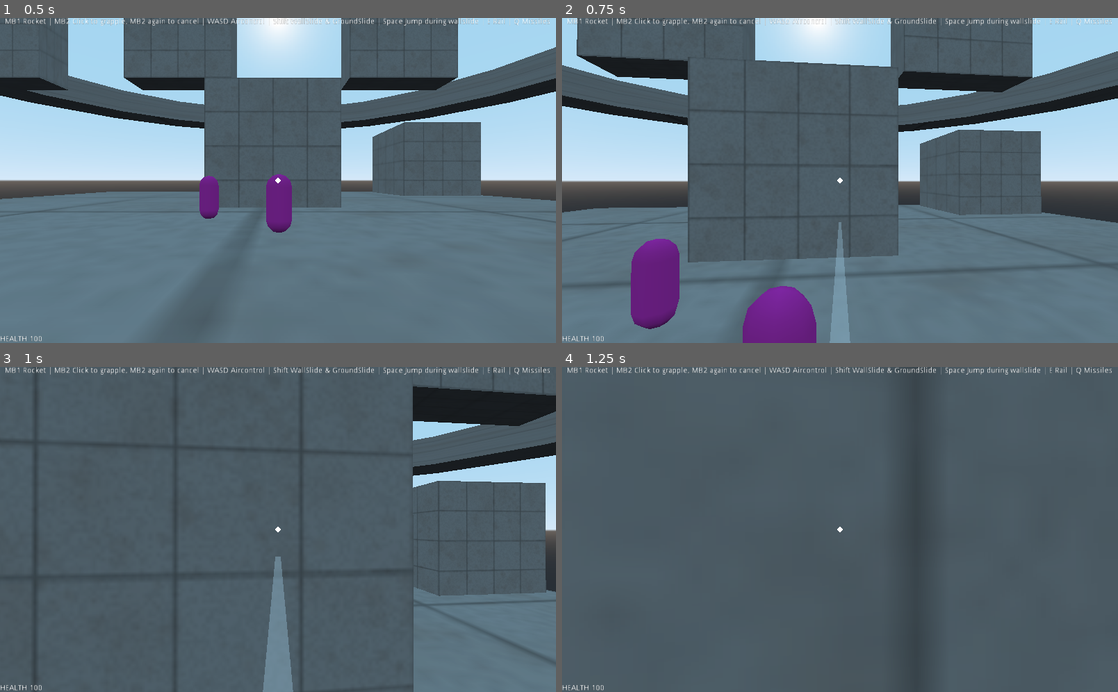
Above: before the commit, frames 1-4 (two rows, left to right).
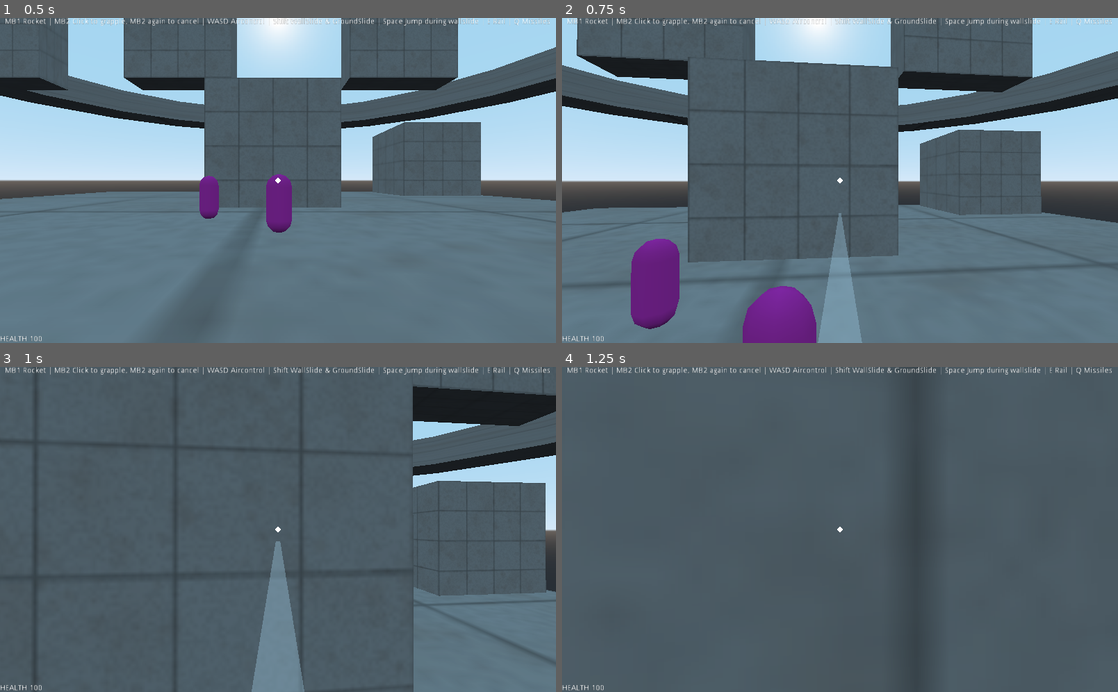
Above: after the commit, the same moments.

Repository: Game-Developers-Kerala/clichemovementshooter
Game: Godot game, scene res://levels/TestArena.tscn
Two runs of this game, one before a commit and one after it. Both use one fixed random seed, a clock stepped at 60 frames per second and the inputs below.
Inputs (mouse positions are in pixels of both pictures, inside the frame that each line leads up to):
- Up to frame 1 (0.5 s): no input
- Up to frame 2 (0.75 s): tap Enter at 0.5 s; move the mouse to (867, 180) at 0.52 s; hold W (forward) from 0.53 s (still down); hold Right mouse button (grapple) from 0.53 s (still down)
- Up to frame 3 (1 s): keep holding W (forward); keep holding Right mouse button (grapple); tap Space (jump) at 0.77 s
- Up to frame 4 (1.25 s): keep holding W (forward); keep holding Right mouse button (grapple)

Frame 1 is identical in both runs. In frame 2, 0.9% of the frame differs, in the area x 46-54%, y 60-100%; in frame 3, 1.1%, in the area x 45-55%, y 53-100%; in frame 4, nothing differs.

Commit message:
add projectile straight area

Diff:
--- a/levels/TestArena.tscn
+++ b/levels/TestArena.tscn
@@ -1,9 +1,10 @@
-[gd_scene load_steps=6 format=2]
+[gd_scene load_steps=7 format=2]
 
 [ext_resource path="res://scenes/player.tscn" type="PackedScene" id=1]
 [ext_resource path="res://levels/ceiling_tile.png" type="Texture" id=2]
 [ext_resource path="res://test/dummyenemy.tscn" type="PackedScene" id=3]
 [ext_resource path="res://scenes/player_pickup.tscn" type="PackedScene" id=4]
+[ext_resource path="res://test/Test_Projectile_emitter.tscn" type="PackedScene" id=5]
 
 [sub_resource type="SpatialMaterial" id=1]
 flags_world_triplanar = true
@@ -120,3 +121,6 @@
 type = 6
 respawning = true
 respawn_interval = 10.0
+
+[node name="Test_Projectile_emitter" parent="." instance=ExtResource( 5 )]
+transform = Transform( 1, 0, 0, 0, -4.37114e-08, -1, 0, 1, -4.37114e-08, 8.40761, -9.53674e-07, 13.8669 )
--- a/scenes/player.tscn
+++ b/scenes/player.tscn
@@ -93,9 +93,10 @@
 mesh = SubResource( 9 )
 
 [node name="GrappleRay" type="RayCast" parent="floaters"]
+transform = Transform( 1, 0, 0, 0, 1, 0, 0, 0, 1, 0, 1.42, 0 )
 enabled = true
 cast_to = Vector3( 0, 0, -200 )
-collision_mask = 272
+collision_mask = 280
 collide_with_areas = true
 
 [node name="GrappleMesh" type="MeshInstance" parent="floaters/GrappleRay"]
@@ -178,6 +179,12 @@
 \\  PACK  /"
 align = 1
 
+[node name="GrappleRemote" type="RemoteTransform" parent="."]
+transform = Transform( 1, 0, 0, 0, 1, 0, 0, 0, 1, 0, 1.42, 0 )
+remote_path = NodePath("../floaters/GrappleRay")
+update_rotation = false
+update_scale = false
+
 [connection signal="area_entered" from="GeneralArea" to="." method="_on_GeneralArea_area_entered"]
 [connection signal="body_entered" from="GeneralArea" to="." method="_on_GeneralArea_body_entered"]
 [connection signal="body_exited" from="GeneralArea" to="." method="_on_GeneralArea_body_exited"]
--- /dev/null
+++ b/scenes/shared/projectile_straight_area.tscn
@@ -0,0 +1,23 @@
+[gd_scene load_steps=4 format=2]
+
+[ext_resource path="res://scenes/shared/projectile.tscn" type="PackedScene" id=1]
+[ext_resource path="res://scripts/shared/projectile_straight_area.gd" type="Script" id=2]
+
+[sub_resource type="SphereShape" id=1]
+radius = 0.25
+
+[node name="projectile" instance=ExtResource( 1 )]
+script = ExtResource( 2 )
+cut_grapple = false
+
+[node name="Area" type="Area" parent="." index="1"]
+collision_layer = 0
+collision_mask = 0
+input_ray_pickable = false
+monitorable = false
+
+[node name="CollisionShape" type="CollisionShape" parent="Area" index="0"]
+shape = SubResource( 1 )
+
+[connection signal="area_entered" from="Area" to="." method="_on_Area_area_entered"]
+[connection signal="body_entered" from="Area" to="." method="_on_Area_body_entered"]
--- a/scripts/player.gd
+++ b/scripts/player.gd
@@ -96,7 +96,7 @@
 		movestates.grapple:
 			var grappletarg = $floaters/GrappleTargArea.global_translation
 			var grappleorigin = global_translation+Vector3.UP*1.42
-			$floaters/GrappleRay.look_at_from_position(grappleorigin,grappletarg,Vector3.UP)
+			$floaters/GrappleRay.look_at(grappletarg,Vector3.UP)
 			$floaters/GrappleRay.force_update_transform()
 			$floaters/GrappleRay.force_raycast_update()
 			grapplevec = $floaters/GrappleTargArea.global_translation-$floaters/GrappleRay.global_translation
--- /dev/null
+++ b/scripts/shared/projectile_straight_area.gd
@@ -0,0 +1,47 @@
+extends projectile
+
+export(bool) var cut_grapple := false
+
+func ready_extend():
+	if detect_wall:
+		$Area.set_collision_mask_bit(cmn.colliders.level,true)
+	if detect_npc:
+		$Area.set_collision_mask_bit(cmn.colliders.enemy_hurtbox,true)
+	if detect_player:
+		$Area.set_collision_mask_bit(cmn.colliders.player,true)
+	if detect_custom:
+		if shot_by_player:
+			$Area.set_collision_mask_bit(cmn.colliders.player_custom,true)
+		else:
+			$Area.set_collision_mask_bit(cmn.colliders.enemy_custom,true)
+	if cut_grapple:
+		$Area.monitorable = true
+		$Area.set_collision_layer_bit(cmn.colliders.grapple_breaker,true)
+
+func terminate(recepient:Node=null):
+	if direct_hit and is_instance_valid(recepient):
+		get_node(direct_hit).hit(recepient)
+	if explosion:
+		explode()
+	if explosion_vfx:
+		explode_vfx()
+	if trail:
+		stop_trail()
+	queue_free()
+
+func _on_Timer_timeout():
+	terminate()
+
+func _on_Area_area_entered(area):
+	$Area.disconnect("area_entered",self,"_on_Area_area_entered")
+	var recepient:Node=null
+	if area.get_collision_layer_bit(cmn.colliders.enemy_hurtbox):
+		recepient = area.hit_receiver
+	terminate(recepient)
+
+func _on_Area_body_entered(body):
+	$Area.disconnect("body_entered",self,"_on_Area_body_entered")
+	var recepient:Node=null
+	if body.get_collision_layer_bit(cmn.colliders.player):
+		recepient = body
+	terminate(recepient)
--- /dev/null
+++ b/test/Test_Projectile_emitter.tscn
@@ -0,0 +1,35 @@
+[gd_scene load_steps=3 format=2]
+
+[sub_resource type="GDScript" id=2]
+script/source = "extends Spatial
+
+const PROJ = preload(\"res://test/test_grappleCUtprojectile.tscn\")
+func _ready():
+	pass
+
+
+func _on_Timer_timeout():
+	var pj = PROJ.instance()
+	add_child(pj)
+	pj.global_transform = global_transform
+"
+
+[sub_resource type="CylinderMesh" id=1]
+top_radius = 0.3
+bottom_radius = 0.0
+height = 0.3
+radial_segments = 4
+rings = 1
+
+[node name="Test_Projectile_emitter" type="Spatial"]
+script = SubResource( 2 )
+
+[node name="MeshInstance" type="MeshInstance" parent="."]
+transform = Transform( 1, 0, 0, 0, -4.37114e-08, -1, 0, 1, -4.37114e-08, 0, 0, -0.1452 )
+mesh = SubResource( 1 )
+
+[node name="Timer" type="Timer" parent="."]
+wait_time = 3.0
+autostart = true
+
+[connection signal="timeout" from="Timer" to="." method="_on_Timer_timeout"]
--- /dev/null
+++ b/test/test_grappleCUtprojectile.tscn
@@ -0,0 +1,30 @@
+[gd_scene load_steps=5 format=2]
+
+[ext_resource path="res://scenes/shared/projectile_straight_area.tscn" type="PackedScene" id=1]
+[ext_resource path="res://scenes/shared/single_direct_hit.tscn" type="PackedScene" id=2]
+
+[sub_resource type="BoxShape" id=1]
+extents = Vector3( 0.25, 1, 0.5 )
+
+[sub_resource type="CubeMesh" id=2]
+size = Vector3( 0.25, 2, 1 )
+
+[node name="projectile" instance=ExtResource( 1 )]
+speed = 10.0
+detect_npc = false
+detect_player = true
+direct_hit = NodePath("single_direct_hit")
+cut_grapple = true
+
+[node name="CollisionShape" parent="Area" index="0"]
+transform = Transform( 1, 0, 0, 0, 1, 0, 0, 0, 1, 0, 0, -0.461504 )
+shape = SubResource( 1 )
+
+[node name="MeshInstance" type="MeshInstance" parent="." index="2"]
+transform = Transform( 1, 0, 0, 0, 1, 0, 0, 0, 1, 0, 0, -0.412209 )
+mesh = SubResource( 2 )
+
+[node name="single_direct_hit" parent="." index="3" instance=ExtResource( 2 )]
+damage = 10.0
+force = 5.0
+dir_replace = true
